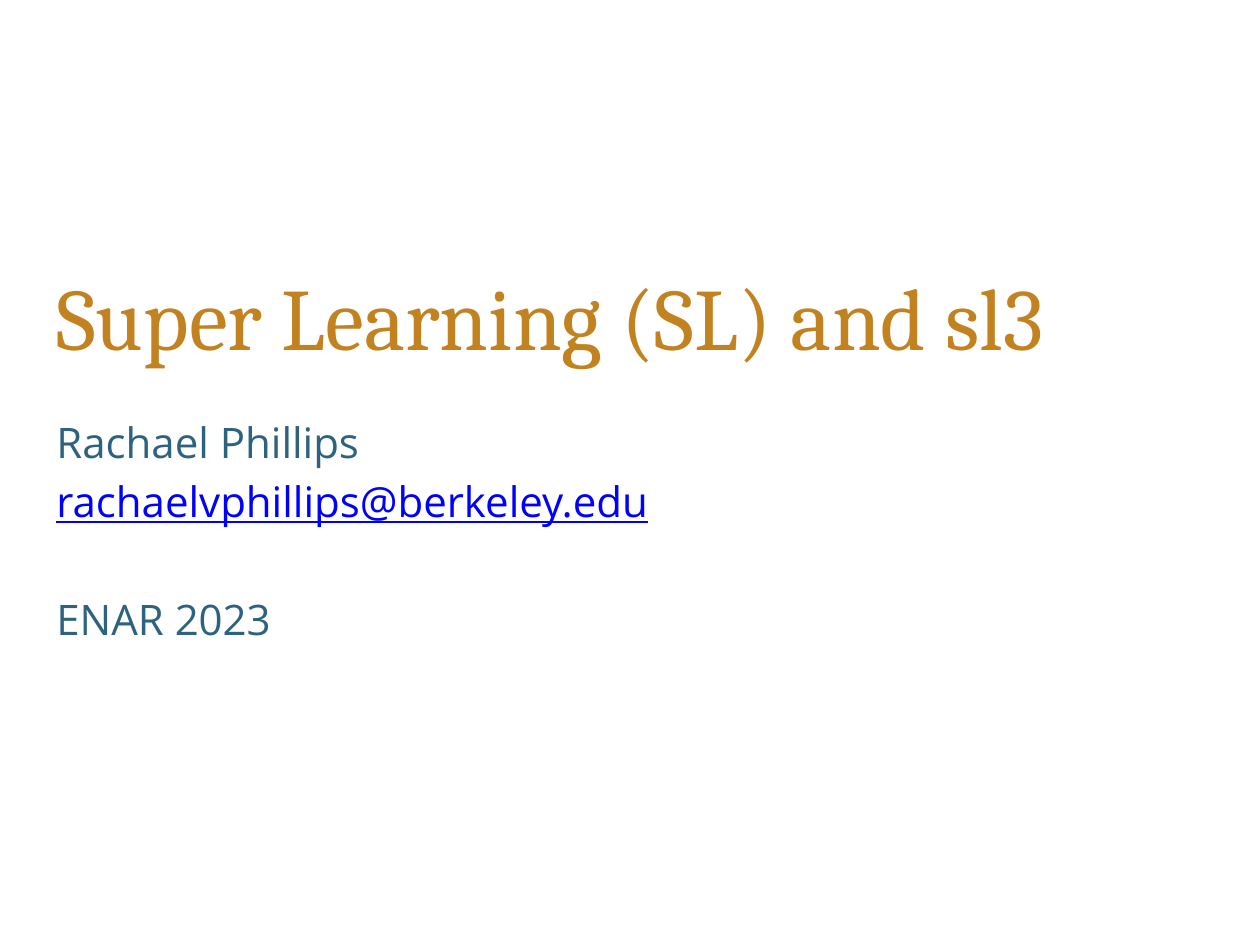
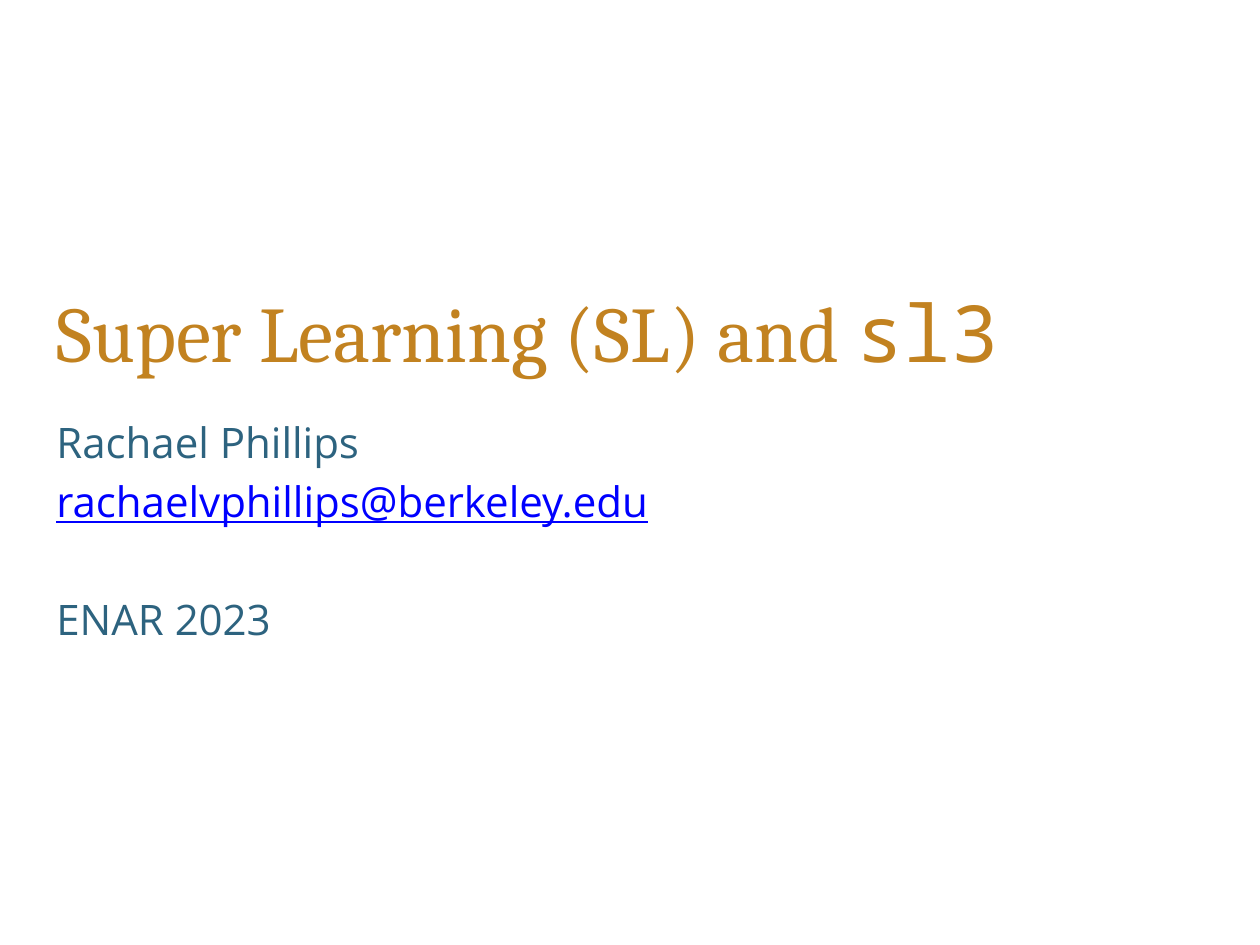
Before and after one commit to tlverse/enar2023-workshop, a slide deck: slide 1 of slides/SL.pptx. Drawn at 1260x945 pixels with LibreOffice and Linux fonts; fonts in the diff are those of the drawing; background and template pictures are left out. Boxes give left, top, right and bottom in pixels: in the first picture for what was removed or moved away, otherwise in the second. Text is boxed around its words. In the diff, an @@ line names an element or a change of style, - is before the commit and + after.

```diff
--- a/slides/SL.pptx
+++ b/slides/SL.pptx
@@ title "Super Learning (SL) and sl3" at (56,302,999,379): size 50 to 45 pt; font Cambria to Noto Sans Mono in "sl3" @@
```
Also in this commit, not shown: 1 other slide changed, 2 slides added.
